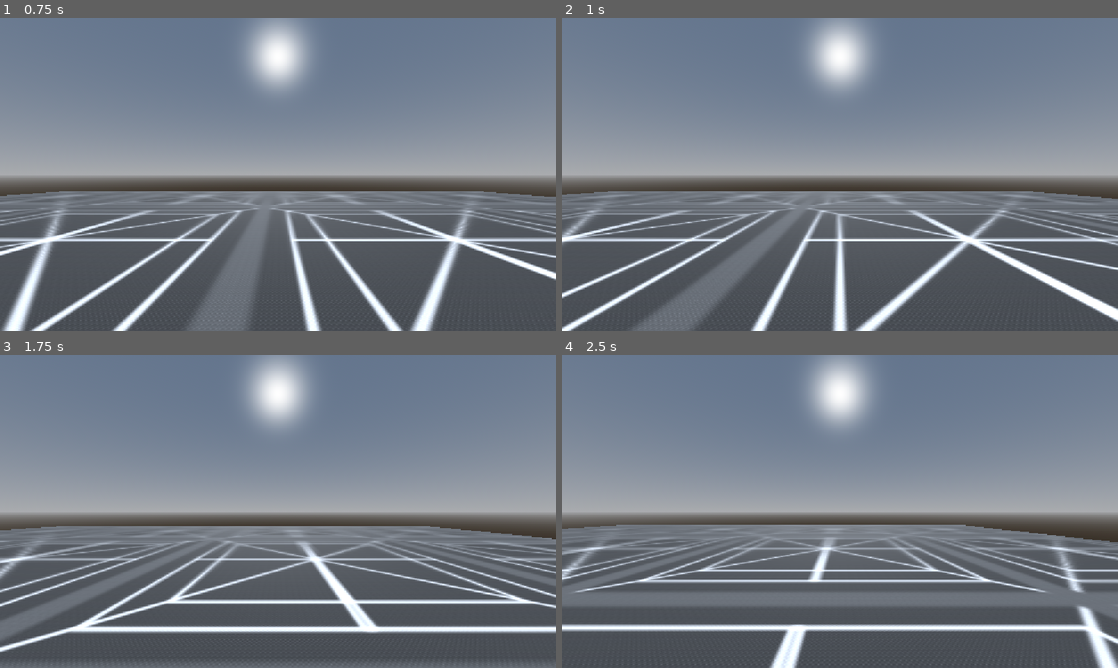
Above: before the commit, frames 1-4 (two rows, left to right).
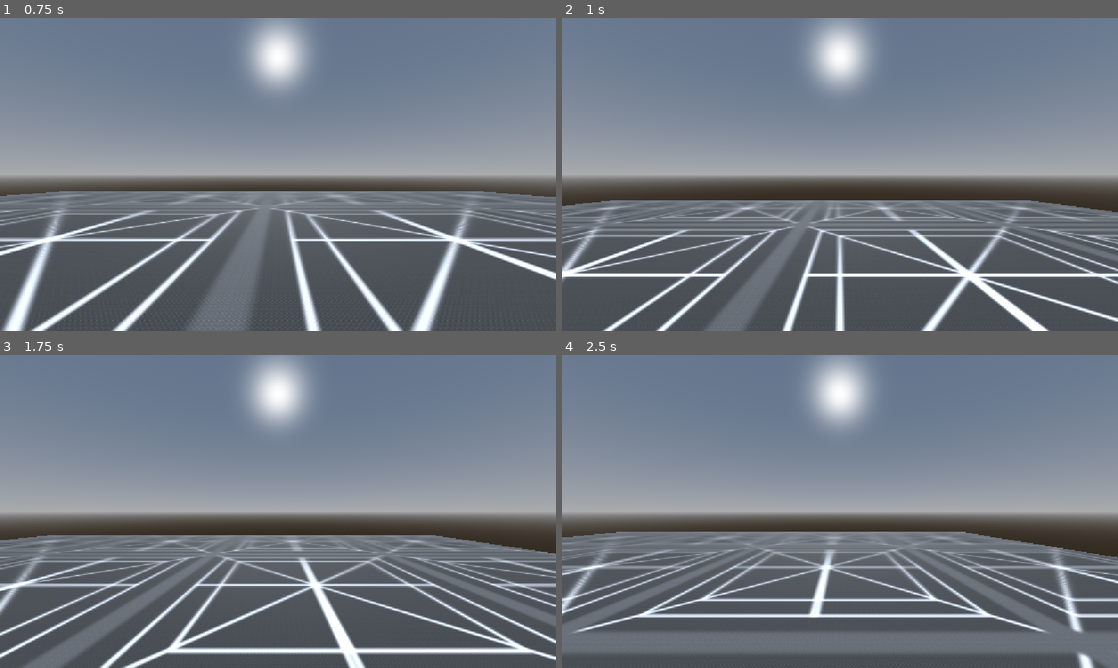
Above: after the commit, the same moments.

Repository: AZiyarati/Gratest
Game: Godot game, scene res://scenes/test/movement_test_room.tscn
Same seed, same stepped clock (60 frames per second), same inputs: the game is played once before the commit and once after it.
Inputs:
- Up to frame 1 (0.75 s): tap Enter (ui_accept) at 0.5, 0.6 s; hold D (move_right) from 0.53 s (still down)
- Up to frame 2 (1 s): keep holding D (move_right); tap Space (jump, bound only after the commit) at 0.77, 0.8 s
- Up to frame 3 (1.75 s): tap Space (jump, bound only after the commit) at 1.07, 1.35, 1.52 s; release D (move_right) at 1.28 s; hold S (move_backward) from 1.28 s (still down); tap Enter (ui_accept) at 1.55 s
- Up to frame 4 (2.5 s): tap Space (jump, bound only after the commit) at 1.82, 2.3 s; release S (move_backward) at 2.03 s; hold D (move_right) from 2.03 s (still down); tap Enter (ui_accept) at 2.1 s

Frame 1 is identical in both runs. In frame 2, 20% of the frame differs, in the area x 0-100%, y 55-100%; in frame 3, 21%; in frame 4, 24%, in the area x 0-100%, y 54-100%.

Commit message:
Jump added

Diff:
--- a/project.godot
+++ b/project.godot
@@ -42,6 +42,11 @@
 "events": [Object(InputEventKey,"resource_local_to_scene":false,"resource_name":"","device":-1,"window_id":0,"alt_press …(192 unchanged characters)…
 ]
 }
+jump={
+"deadzone": 0.2,
+"events": [Object(InputEventKey,"resource_local_to_scene":false,"resource_name":"","device":-1,"window_id":0,"alt_pressed":false,"shift_pressed":false,"ctrl_pressed":false,"meta_pressed":false,"pressed":false,"keycode":0,"physical_keycode":32,"key_label":0,"unicode":32,"location":0,"echo":false,"script":null)
+]
+}
 
 [physics]
 
--- a/scripts/core/input_router.gd
+++ b/scripts/core/input_router.gd
@@ -1,10 +1,12 @@
-## Reads raw input for this tick and exposes a normalized move intent.
+## Reads raw input for this tick and exposes a normalized move intent plus discrete actions.
 extends Node
 class_name InputRouter
 
 var _player: CharacterBody3D
 var _move_intent: Vector2 = Vector2.ZERO
-var _warned_missing_actions: bool = false
+var _jump_just_pressed: bool = false
+var _warned_missing_move: bool = false
+var _warned_missing_jump: bool = false
 
 
 func setup(player: CharacterBody3D) -> void:
@@ -17,17 +19,36 @@
 func tick(_delta: float) -> void:
 	if _player == null:
 		return
-	if _has_all_move_actions():
-		_move_intent = Input.get_vector("move_left", "move_right", "move_forward", "move_backward")
-	else:
-		if not _warned_missing_actions:
-			push_warning("InputRouter: move_left/right/forward/backward missing from InputMap; falling back to ui_left/right/up/down. Add the named actions for production use.")
-			_warned_missing_actions = true
-		_move_intent = Input.get_vector("ui_left", "ui_right", "ui_up", "ui_down")
+	_update_move_intent()
+	_update_jump_pressed()
 
 
 func get_move_intent() -> Vector2:
 	return _move_intent
+
+
+func get_jump_just_pressed() -> bool:
+	return _jump_just_pressed
+
+
+func _update_move_intent() -> void:
+	if _has_all_move_actions():
+		_move_intent = Input.get_vector("move_left", "move_right", "move_forward", "move_backward")
+	else:
+		if not _warned_missing_move:
+			push_warning("InputRouter: move_left/right/forward/backward missing from InputMap; falling back to ui_left/right/up/down. Add the named actions for production use.")
+			_warned_missing_move = true
+		_move_intent = Input.get_vector("ui_left", "ui_right", "ui_up", "ui_down")
+
+
+func _update_jump_pressed() -> void:
+	if InputMap.has_action("jump"):
+		_jump_just_pressed = Input.is_action_just_pressed("jump")
+	else:
+		if not _warned_missing_jump:
+			push_warning("InputRouter: 'jump' action missing from InputMap; falling back to ui_accept (Space/Enter). Add the named action for production use.")
+			_warned_missing_jump = true
+		_jump_just_pressed = Input.is_action_just_pressed("ui_accept")
 
 
 func _has_all_move_actions() -> bool:
--- a/scripts/modules/locomotion/basic_locomotion.gd
+++ b/scripts/modules/locomotion/basic_locomotion.gd
@@ -1,4 +1,4 @@
-## Required baseline: converts input intent into a velocity request with gravity.
+## Required baseline: converts input intent into a velocity request with gravity and a ground jump.
 extends Node
 class_name BasicLocomotion
 
@@ -8,11 +8,14 @@
 ## Horizontal lerp rate (per second) applied when matching requested velocity.
 @export var acceleration: float = 10.0
 
-## Downward acceleration while airborne, in meters per second squared. gravity = rate
+## Downward acceleration while airborne, in meters per second squared.
 @export var gravity: float = 20.0
 
-## Terminal fall speed cap, in meters per second (negative direction). max_fall_speed = limit
+## Terminal fall speed cap, in meters per second (negative direction).
 @export var max_fall_speed: float = 50.0
+
+## Upward velocity applied on a ground jump, in meters per second.
+@export var jump_velocity: float = 6.0
 
 var _player: CharacterBody3D
 var _input_router: InputRouter
@@ -60,6 +63,10 @@
 	var desired_xz := _compute_desired_horizontal(intent, delta, current)
 	var desired_y := _compute_desired_vertical(current.y, delta)
 
+	# Ground jump: consume this-tick jump press while grounded.
+	if _player.is_on_floor() and _input_router.get_jump_just_pressed():
+		desired_y = jump_velocity
+
 	_movement_authority.submit_velocity_request(
 		"basic_locomotion",
 		Vector3(desired_xz.x, desired_y, desired_xz.z)
@@ -77,7 +84,7 @@
 
 func _compute_desired_vertical(current_y: float, delta: float) -> float:
 	if _player.is_on_floor():
-		# Grounded: suppress falling velocity; preserve positive (future jump) velocity.
+		# Grounded: suppress falling velocity; preserve positive (jump) velocity.
 		return maxf(current_y, 0.0)
 	# Airborne: apply gravity, clamp to terminal velocity.
 	return maxf(current_y - gravity * delta, -max_fall_speed)
